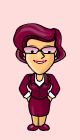
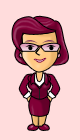
Layer changes from the first w=80, h=140 image to the second:
painted on "нос" over 35, 46, 45, 59
painted on "рот" over 33, 58, 47, 63
painted on "линза л" over 20, 43, 39, 53
painted on "зрачок П" over 47, 46, 54, 54
painted on "линза П" over 41, 43, 60, 53
painted on "бровь л" over 25, 40, 38, 48
painted on "бровь П" over 42, 40, 55, 48
removed layer "Слой 27" (was 25%) from group "Голова" over 14, 22, 54, 40
removed layer "Слой 28" from group "Голова" over 20, 32, 41, 48
removed layer "челка (копия)" from group "Голова" over 22, 33, 55, 51
added layer "Слой 35" (35%) in group "Голова" over 11, 16, 47, 48
added layer "Слой 32" in group "Голова" over 15, 28, 55, 50
painted on "челка" over 12, 17, 56, 53
painted on "Слой 16" over 19, 30, 45, 80
painted on "Слой 15" over 18, 27, 62, 80
painted on "лицо" over 22, 29, 58, 75
painted on "уши" over 19, 45, 61, 59
painted on "шея" over 36, 69, 43, 82
removed layer "Слой 29" from group "Голова" over 22, 48, 61, 60
removed layer "прическа (копия)" from group "Голова" over 20, 29, 60, 59
removed layer "Слой 26" (was 30%) from group "Голова" over 15, 22, 68, 63
added layer "Слой 34" (45%) in group "Голова" over 15, 18, 69, 66
added layer "Слой 33" in group "Голова" over 17, 18, 66, 65
painted on "прическа" over 15, 16, 68, 65
…and 6 more changes (2 added, 4 painted)
